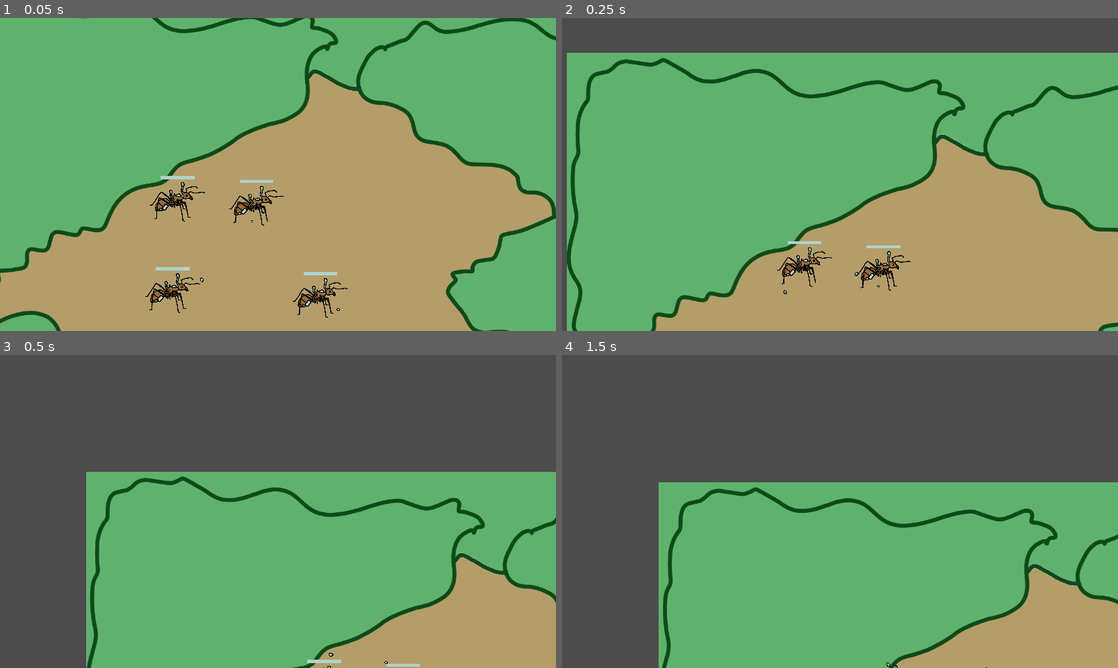
Above: before the commit, frames 1-4 (two rows, left to right).
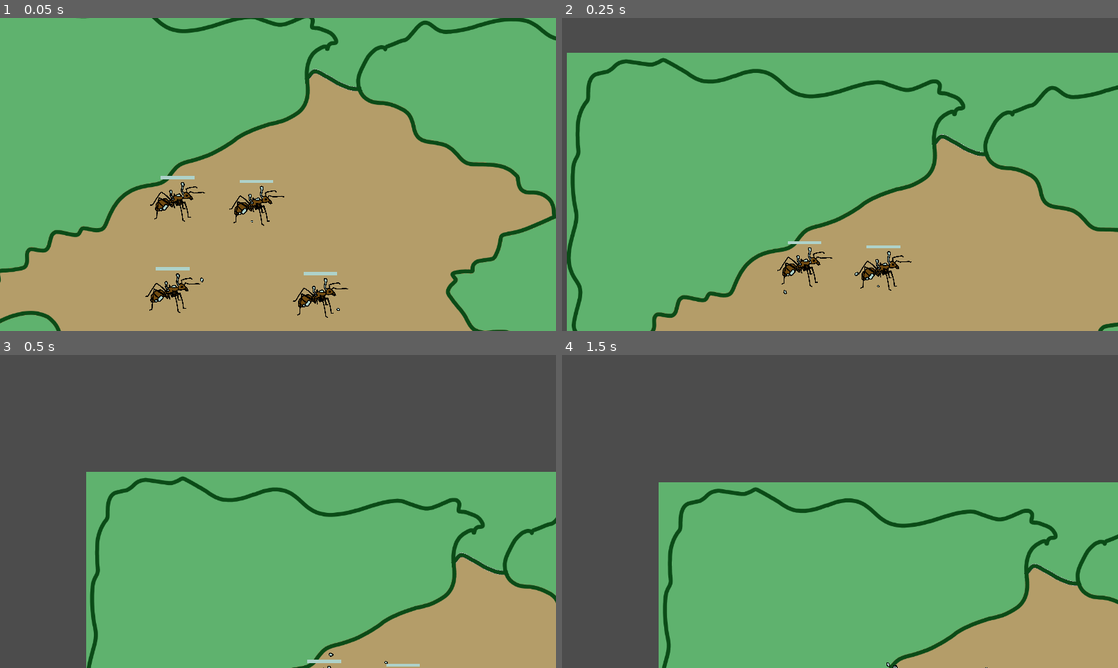
Above: after the commit, the same moments.

Repository: charliedavenport/Combine
Game: Godot game, scene res://TestScene.tscn
Same seed, same stepped clock (60 frames per second), same inputs: the game is played once before the commit and once after it.
Inputs (mouse positions are in pixels of both pictures, inside the frame that each line leads up to):
- Up to frame 1 (0.05 s): no input
- Up to frame 2 (0.25 s): no input
- Up to frame 3 (0.5 s): no input
- Up to frame 4 (1.5 s): move the mouse to (962, 495) at 0.52 s; click (962, 495) at 0.6 s; tap Enter at 1.25 s; move the mouse to (728, 527) at 1.27 s; right-click (728, 527) at 1.35 s

The runs differ from the first frame. In frame 1, 0.5% of the frame differs, in the area x 26-63%, y 53-96%; in frame 2, 0.2%; in frame 3, nothing differs; in frame 4, nothing differs.

Commit message:
walking animation

Diff:
--- a/Bug.gd
+++ b/Bug.gd
@@ -5,8 +5,8 @@
 const MIN_SPEED := 10.0
 const MAX_HP := 100.0
 
-const enemy_sprite = preload("res://ant.png")
-const friendly_sprite = preload("res://ant_infected.png")
+const enemy_sprite = preload("res://ant_spritesheet.png")
+const friendly_sprite = preload("res://ant_infected_spritesheet.png")
 
 enum State {IDLE, MOVING, ATTACKING}
 var curr_state : int
@@ -80,6 +80,7 @@
 
 func start_moving_along_path() -> void:
 	curr_state = State.MOVING
+	anim.play("walk")
 
 func move_along_path(_dist) -> void:
 	var last_point = global_position
@@ -102,10 +103,12 @@
 	#global_position = last_point
 	path = []
 	curr_state = State.IDLE
+	anim.play("idle")
 
 func start_attacking(_target) -> void:
 	if is_enemy:
 		return
+	anim.play("idle")
 	target_bug = _target
 	curr_state = State.ATTACKING
 #	sprite.texture = atk_sprite
--- a/Bug.tscn
+++ b/Bug.tscn
@@ -1,7 +1,7 @@
-[gd_scene load_steps=16 format=2]
+[gd_scene load_steps=17 format=2]
 
 [ext_resource path="res://Bug.gd" type="Script" id=1]
-[ext_resource path="res://ant_infected.png" type="Texture" id=2]
+[ext_resource path="res://ant_infected_spritesheet.png" type="Texture" id=2]
 [ext_resource path="res://white.png" type="Texture" id=3]
 [ext_resource path="res://flash.shader" type="Shader" id=4]
 [ext_resource path="res://spore.png" type="Texture" id=5]
@@ -40,6 +40,18 @@
 "update": 0,
 "values": [ 0.0 ]
 }
+tracks/1/type = "value"
+tracks/1/path = NodePath("Sprite:frame")
+tracks/1/interp = 1
+tracks/1/loop_wrap = true
+tracks/1/imported = false
+tracks/1/enabled = true
+tracks/1/keys = {
+"times": PoolRealArray( 0 ),
+"transitions": PoolRealArray( 1 ),
+"update": 0,
+"values": [ 0 ]
+}
 
 [sub_resource type="Animation" id=3]
 resource_name = "flash"
@@ -84,6 +96,36 @@
 "update": 0,
 "values": [ 0.0 ]
 }
+tracks/1/type = "value"
+tracks/1/path = NodePath("Sprite:frame")
+tracks/1/interp = 1
+tracks/1/loop_wrap = true
+tracks/1/imported = false
+tracks/1/enabled = true
+tracks/1/keys = {
+"times": PoolRealArray( 0 ),
+"transitions": PoolRealArray( 1 ),
+"update": 1,
+"values": [ 0 ]
+}
+
+[sub_resource type="Animation" id=8]
+resource_name = "walk"
+length = 0.5
+loop = true
+step = 0.0833333
+tracks/0/type = "value"
+tracks/0/path = NodePath("Sprite:frame")
+tracks/0/interp = 1
+tracks/0/loop_wrap = true
+tracks/0/imported = false
+tracks/0/enabled = true
+tracks/0/keys = {
+"times": PoolRealArray( 0, 0.25 ),
+"transitions": PoolRealArray( 1, 1 ),
+"update": 1,
+"values": [ 1, 2 ]
+}
 
 [sub_resource type="Curve" id=7]
 min_value = -360.0
@@ -101,6 +143,7 @@
 scale = Vector2( 0.20284, 0.20284 )
 texture = ExtResource( 2 )
 offset = Vector2( 5, 0 )
+hframes = 3
 
 [node name="Selected" type="Sprite" parent="."]
 visible = false
@@ -124,6 +167,7 @@
 anims/RESET = SubResource( 6 )
 anims/flash = SubResource( 3 )
 anims/idle = SubResource( 4 )
+anims/walk = SubResource( 8 )
 
 [node name="CPUParticles2D" type="CPUParticles2D" parent="."]
 texture = ExtResource( 5 )
Binary file changed: ant_infected.png
Binary file added: ant_infected_spritesheet.png
Not shown, added: ant_infected_spritesheet.png.import
Binary file added: ant_infected_walk_0.png
Not shown, added: ant_infected_walk_0.png.import
Binary file added: ant_infected_walk_1.png
Not shown, added: ant_infected_walk_1.png.import
Binary file added: ant_spritesheet.png
Not shown, added: ant_spritesheet.png.import
Binary file added: ant_walk_0.png
Not shown, added: ant_walk_0.png.import
Binary file added: ant_walk_1.png
(and 3 more such lines)
